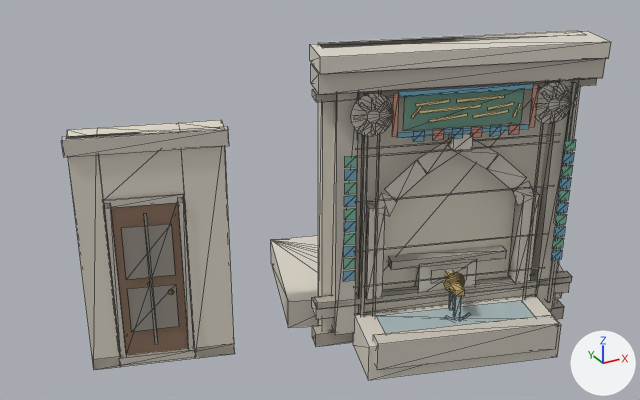
The glTF model output/gltf/W-39_2.glb as it was, and as the next commit left it.
The view is the same before and after, from a camera (50 mm lens) standing at (-6.34, -8.74, 5.95) and looking at (-1.67, -0.25, 1.7). The lights are fixed; the arrows at lower right show +X, +Y and +Z. The first picture is the older version. Mesh edges are drawn as thin lines. Where no turn or scale is listed for an object, it has been applied to the vertices. Vertices at exactly the same position are counted once.

The first picture shows 'W-39/2'.
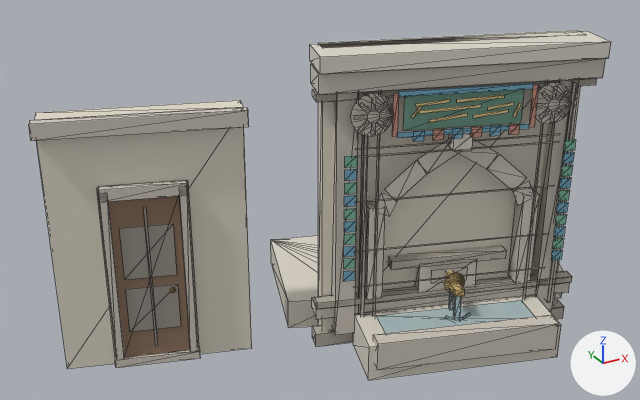
What the commit changed:
me_w_39_2 is used by ob_w_39_2; location (0.0, 0.0, 0.0).
me_w_39_2 had 645 vertices, 609 faces and spanned x -4.52..2.29, y -2.33..1.5, z 0.0..3.65.
me_w_39_2 now has 653 vertices, 625 faces and spans x -4.81..2.29, y -2.33..1.5, z 0.0..3.65.
me_w_39_2 part 1: the loose piece of 8 vertices spanning x -4.52..-2.84, y -0.42..0.21, z 2.66..2.84 is scaled about its middle by (0.57, 0.567, 11.8), then moved by (-0.05, 0.1, -1.57), in mat_fountain_stone_dark (grey #b1aa9f).
me_w_39_2 part 2: the loose piece of 8 vertices spanning x -1.47..-1.22, y -1.08..-0.81, z 0.68..1.84 is copied, and the copy is scaled about its middle by (0.477, 0.498, 1.81), then moved by (-2.82, 0.98, -0.09); it spans x -4.22..-4.1, y -0.03..0.11, z 0.12..2.22.
me_w_39_2 part 3: the loose piece of 8 vertices spanning x -1.47..-1.22, y -1.08..-0.81, z 0.68..1.84 is copied, and the copy is scaled about its middle by (0.477, 0.498, 1.81), then moved by (-2.01, 0.73, -0.09); it spans x -3.41..-3.29, y -0.28..-0.15, z 0.12..2.22.
me_w_39_2 part 4: the loose piece of 24 vertices spanning x -4.47..-2.81, y -0.37..0.4, z 0.0..2.84 is rebuilt with 8 vertices and now spans x -4.73..-2.59, y -0.35..0.53, z 0.0..3.04.
me_w_39_2 part 5: the loose piece of 8 vertices spanning x -4.17..-3.27, y -0.2..0.28, z 0.14..2.12 is rebuilt with 4 vertices and now spans x -4.12..-3.4, y -0.21..0.02, z 0.12..2.12, in mat_door_panel (brown #8f7460).
me_w_39_2 part 6: the loose piece of 4 vertices spanning x -4.19..-3.35, y -0.26..0.0, z 0.04..0.14 is rebuilt with 8 vertices and now spans x -4.24..-3.27, y -0.28..0.11, z 0.02..0.12.
me_w_39_2 part 7: the loose piece of 4 vertices spanning x -4.02..-3.5, y -0.18..-0.02, z 0.46..1.02 is rebuilt with 4 vertices and now spans x -4.04..-3.49, y -0.19..-0.02, z 0.46..1.02.
me_w_39_2 part 8: the loose piece of 4 vertices spanning x -4.02..-3.5, y -0.18..-0.02, z 1.14..1.78 is rebuilt with 4 vertices and now spans x -4.04..-3.49, y -0.19..-0.02, z 1.14..1.78.
me_w_39_2 part 9: the loose piece of 4 vertices spanning x -3.78..-3.75, y -0.12..-0.11, z 0.26..1.94 is rebuilt with 4 vertices and now spans x -3.78..-3.75, y -0.12, z 0.24..2.02.
me_w_39_2 part 10: the loose piece of 4 vertices spanning x -4.17..-3.37, y -0.25..-0.01, z 2.04..2.14 is deleted.
Part 11, on me_w_39_2:
12 vertices are removed from x -4.17..-3.37, y -0.25..0.02, z 0.14..2.1.
6 faces are deleted.
10 vertices are added at x -4.81..-2.67, y -0.48..0.18, z 2.12..3.04.
6 new vertices lie (0.04, 0.11, 0.0) away from vertices in x -4.81..-2.67, y -0.48..0.18, z 2.12..3.04.
24 new faces join them, mat_plinth_stone (light grey #cfc8bd).
Other edits to the shape of me_w_39_2 do not show in these pictures.

Where the change shows, as pixel boxes (x1, y1, x2, y2) in the pictures (640 x 400 px; the box of a moved part takes in the faces that stretch with it):
'W-39/2', reshaped (6% wider)
    before: (62, 30, 611, 380)
    after: (29, 30, 611, 380)
part 1 of me_w_39_2, moved or reshaped
    before: (62, 126, 229, 157)
    after: (97, 181, 199, 355)
part 2 of me_w_39_2, added
    after: (98, 193, 124, 360)
part 3 of me_w_39_2, added
    after: (179, 187, 198, 352)
part 4 of me_w_39_2, rebuilt (29% wider, 8% taller)
    before: (66, 120, 235, 370)
    after: (34, 100, 252, 369)
part 5 of me_w_39_2, rebuilt (9% narrower)
    before: (104, 194, 194, 352)
    after: (108, 196, 190, 357)
part 6 of me_w_39_2, rebuilt (10% wider, 44% taller)
    before: (119, 350, 196, 365)
    after: (115, 346, 200, 368)
part 7 of me_w_39_2, rebuilt
    before: (127, 284, 179, 331)
    after: (126, 284, 181, 332)
part 8 of me_w_39_2, rebuilt (7% wider)
    before: (121, 224, 175, 280)
    after: (119, 224, 177, 280)
part 9 of me_w_39_2, rebuilt (7% wider, 6% taller)
    before: (144, 213, 158, 345)
    after: (143, 206, 158, 346)
part 10 of me_w_39_2, deleted
    before: (104, 194, 184, 208)
part 11 of me_w_39_2, built on
    before: (104, 197, 194, 358)
    after: (29, 107, 249, 202)
